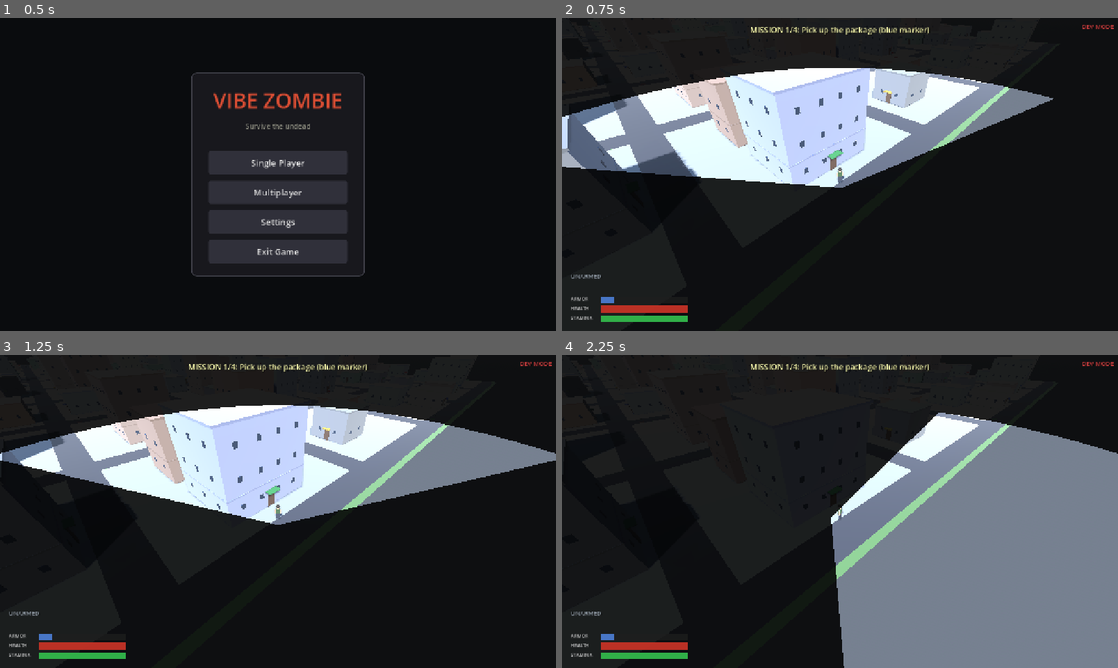
Above: before the commit, frames 1-4 (two rows, left to right).
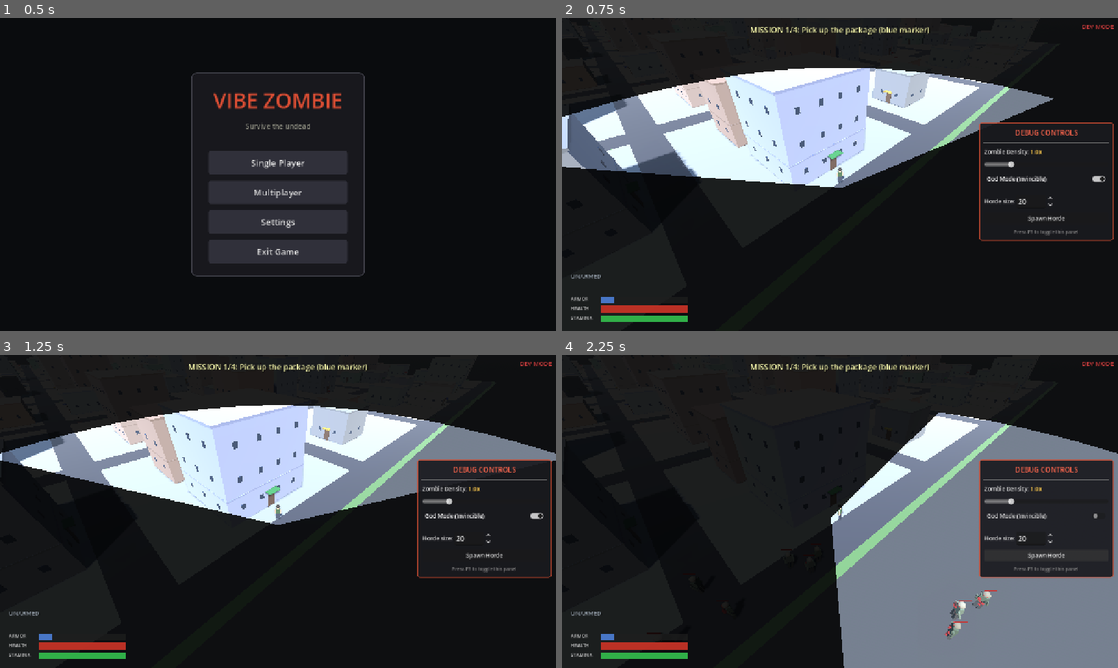
Above: after the commit, the same moments.

Repository: shaoqian2001/vibe-zombie
Game: Godot game, scene res://scenes/TitleMenu.tscn
Same seed, same stepped clock (60 frames per second), same inputs: the game is played once before the commit and once after it.
Inputs (mouse positions are in pixels of both pictures, inside the frame that each line leads up to):
- Up to frame 1 (0.5 s): no input
- Up to frame 2 (0.75 s): click "Single Player" at 0.5 s
- Up to frame 3 (1.25 s): no input
- Up to frame 4 (2.25 s): click (1045, 514) at 1.25 s, where only the run after the commit has a clickable "God Mode (Invincible)"; click (1045, 555) at 2 s, where only the run after the commit has a clickable "Spawn Horde"

Frame 1 is identical in both runs. In frame 2, 1.4% of the frame differs, in the area x 75-100%, y 33-72%; in frame 3, 2.3%; in frame 4, 9.3%, in the area x 68-100%, y 33-92%.

Commit message:
Make debug panel visible by default and position mid-right
Panel was starting hidden (only toggled via F3). Now it shows
immediately in DEV_MODE and is vertically centered on the right
side of the screen.

https://claude.ai/code/session_01DtQeNdRRyXf3EUTAWWMr4B

Diff:
--- a/scripts/debug_panel.gd
+++ b/scripts/debug_panel.gd
@@ -12,7 +12,7 @@
 var _density_label: Label
 var _god_mode_check: CheckButton
 var _horde_spin: SpinBox
-var _visible := false
+var _visible := true
 
 var _density_value: float = 1.0
 var _god_mode_value: bool = true  # matches DEV_MODE default
@@ -20,7 +20,7 @@
 func _ready() -> void:
 	layer = 15
 	_build_panel()
-	_panel.visible = false
+	_panel.visible = true
 
 func toggle() -> void:
 	_visible = not _visible
@@ -35,15 +35,14 @@
 	_panel = PanelContainer.new()
 	_panel.name = "DebugPanel"
 
-	# Position top-right
 	_panel.anchor_left = 1.0
 	_panel.anchor_right = 1.0
-	_panel.anchor_top = 0.0
-	_panel.anchor_bottom = 0.0
+	_panel.anchor_top = 0.5
+	_panel.anchor_bottom = 0.5
 	_panel.offset_left = -320
 	_panel.offset_right = -10
-	_panel.offset_top = 40
-	_panel.offset_bottom = 280
+	_panel.offset_top = -120
+	_panel.offset_bottom = 120
 
 	var style := StyleBoxFlat.new()
 	style.bg_color = Color(0.1, 0.1, 0.12, 0.92)
